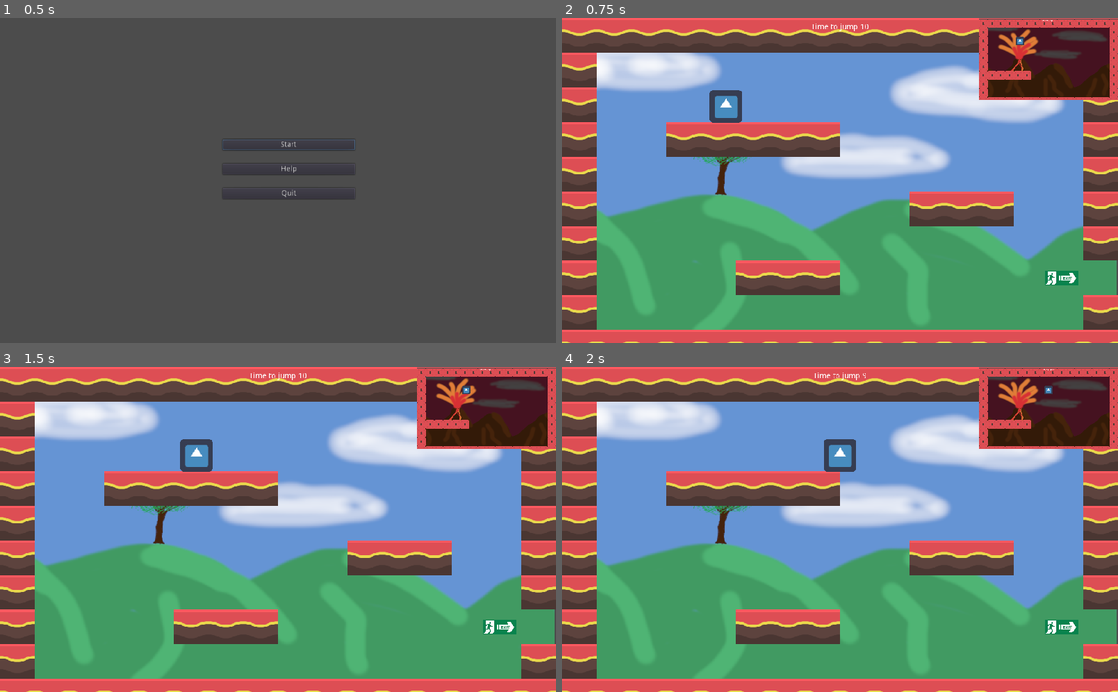
Above: before the commit, frames 1-4 (two rows, left to right).
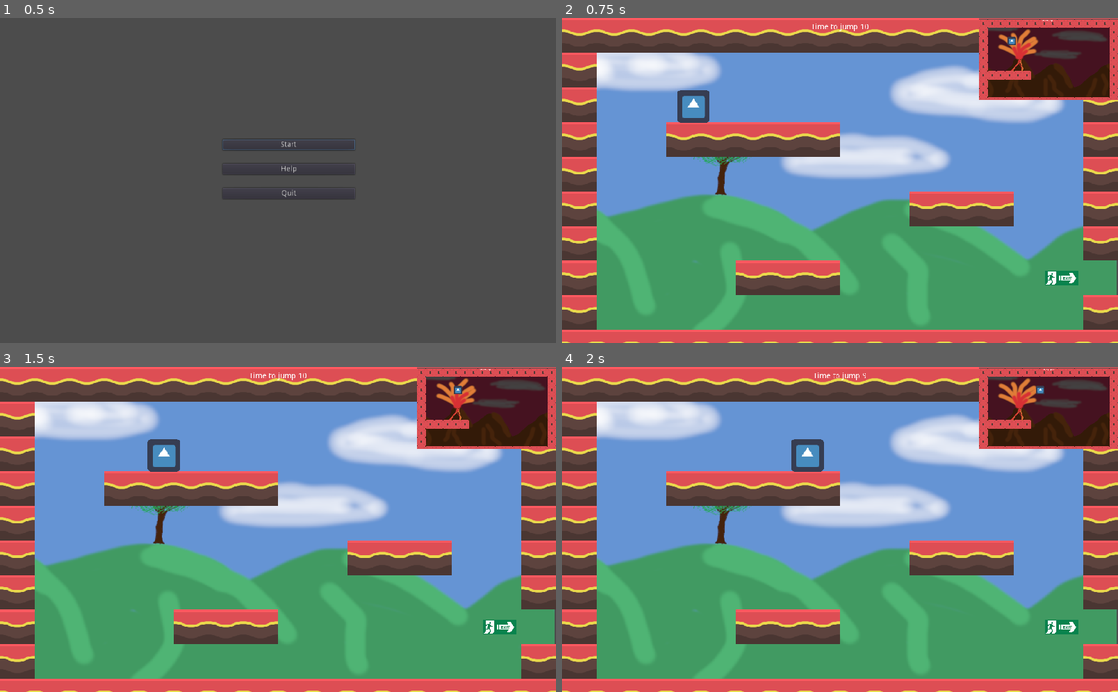
Above: after the commit, the same moments.

Repository: DanCorder/LudumDare51
Game: Godot game, scene res://Menu.tscn
Two runs of this game, one before a commit and one after it. Both use one fixed random seed, a clock stepped at 60 frames per second and the inputs below. The engine's default icon, where the game draws it, is replaced by a stand-in: a white triangle on a blue panel in a dark square. Sound files missing from this copy of the repository are replaced by a short silence.
Inputs:
- Up to frame 1 (0.5 s): no input
- Up to frame 2 (0.75 s): click "Start" at 0.5 s
- Up to frame 3 (1.5 s): tap Enter at 1.25 s; hold D (move_right) from 1.28 s (still down)
- Up to frame 4 (2 s): keep holding D (move_right); tap Space (jump) at 1.52 s

Frame 1 is identical in both runs. In frame 2, 1.2% of the frame differs, in the area x 20-84%, y 5-33%; in frame 3, 1.2%, in the area x 26-85%, y 5-33%; in frame 4, 1.2%.

Commit message:
refactor: pull out player character to its own scene

Diff:
--- a/Win Area.gd
+++ b/Win Area.gd
@@ -1,6 +1,6 @@
 extends Area2D
 
 func _on_Win_Area_area_entered(area):
-	if area == get_parent().get_node("Player").get_node("Area2D"):
+	if area == get_parent().get_node("playerCharacter").get_node("Area2D"):
 		var next_level = get_parent().next_level;
 		get_parent().get_parent().call_deferred("change_level_to", next_level);
--- a/fullmap.gd
+++ b/fullmap.gd
@@ -1,8 +1,8 @@
 extends Node2D
 
 const secondsBetweenSwitching = 10
-const tileSize = 64
-const mapOffset = 11 * tileSize
+const tileSize = 16
+const mapOffset = 44 * tileSize
 
 signal timeUpdate(timeRemaining)
 
@@ -16,7 +16,7 @@
 
 	$LevelSwitchTimer.start()
 	$CanvasLayer/Gui._ready()
-	$Level/Player/Ghost.global_position.y += mapOffset
+	$Level/playerCharacter/Ghost.global_position.y += mapOffset
 	get_parent().get_child(0).make_current()
 
 func change_level_to(level):
--- a/level1.tscn
+++ b/level1.tscn
@@ -1,11 +1,10 @@
-[gd_scene load_steps=22 format=2]
+[gd_scene load_steps=20 format=2]
 
 [ext_resource path="res://tilesheet.png" type="Texture" id=1]
 [ext_resource path="res://spritesheet_complete.png" type="Texture" id=2]
 [ext_resource path="res://Win Area.tscn" type="PackedScene" id=3]
 [ext_resource path="res://assets/exit-right.png" type="Texture" id=4]
-[ext_resource path="res://CharacterController.gd" type="Script" id=5]
-[ext_resource path="res://icon.png" type="Texture" id=6]
+[ext_resource path="res://playerCharacter.tscn" type="PackedScene" id=5]
 [ext_resource path="res://Level.gd" type="Script" id=7]
 
 [sub_resource type="ConvexPolygonShape2D" id=2]
@@ -302,9 +301,6 @@
 [sub_resource type="RectangleShape2D" id=15]
 extents = Vector2( 32, 32 )
 
-[sub_resource type="RectangleShape2D" id=16]
-extents = Vector2( 28, 28 )
-
 [node name="level1" type="Node2D"]
 script = ExtResource( 7 )
 next_level = "res://level1.tscn"
@@ -334,21 +330,5 @@
 scale = Vector2( 0.126777, 0.126777 )
 texture = ExtResource( 4 )
 
-[node name="Player" type="Node2D" parent="."]
-position = Vector2( 302, 132 )
-script = ExtResource( 5 )
-
-[node name="Area2D" type="Area2D" parent="Player"]
-
-[node name="CollisionShape2D" type="CollisionShape2D" parent="Player/Area2D"]
-shape = SubResource( 16 )
-
-[node name="Sprite" type="Sprite" parent="Player"]
-position = Vector2( 9.53674e-07, -9.53674e-07 )
-scale = Vector2( 0.9375, 0.9375 )
-texture = ExtResource( 6 )
-
-[node name="Ghost" type="Sprite" parent="Player"]
-position = Vector2( 2.20537e-06, -2.02656e-06 )
-scale = Vector2( 0.9375, 0.9375 )
-texture = ExtResource( 6 )
+[node name="playerCharacter" parent="." instance=ExtResource( 5 )]
+position = Vector2( 242, 124 )
--- a/level2.tscn
+++ b/level2.tscn
@@ -1,8 +1,7 @@
-[gd_scene load_steps=43 format=2]
+[gd_scene load_steps=41 format=2]
 
 [ext_resource path="res://tiles16.png" type="Texture" id=1]
-[ext_resource path="res://CharacterController.gd" type="Script" id=2]
-[ext_resource path="res://icon.png" type="Texture" id=3]
+[ext_resource path="res://playerCharacter.tscn" type="PackedScene" id=2]
 
 [sub_resource type="ConvexPolygonShape2D" id=1]
 points = PoolVector2Array( 0, 0, 16, 0, 16, 16, 0, 16 )
@@ -605,9 +604,6 @@
 5/shapes = [  ]
 5/z_index = 0
 
-[sub_resource type="RectangleShape2D" id=39]
-extents = Vector2( 28, 28 )
-
 [node name="level2" type="Node2D"]
 
 [node name="collideableTiles" type="Area2D" parent="."]
@@ -625,21 +621,5 @@
 format = 1
 tile_data = PoolIntArray( 1638440, 4, 65536, 1703976, 4, 0, 1769512, 4, 65536, 1835048, 4, 0, 1900575, 4, 65536, 190058 …(2143 unchanged characters)…
 
-[node name="Player" type="Node2D" parent="."]
-position = Vector2( 302, 132 )
-script = ExtResource( 2 )
-
-[node name="Area2D" type="Area2D" parent="Player"]
-
-[node name="CollisionShape2D" type="CollisionShape2D" parent="Player/Area2D"]
-shape = SubResource( 39 )
-
-[node name="Sprite" type="Sprite" parent="Player"]
-position = Vector2( 9.53674e-07, -9.53674e-07 )
-scale = Vector2( 0.9375, 0.9375 )
-texture = ExtResource( 3 )
-
-[node name="Ghost" type="Sprite" parent="Player"]
-position = Vector2( 2.20537e-06, -2.02656e-06 )
-scale = Vector2( 0.9375, 0.9375 )
-texture = ExtResource( 3 )
+[node name="playerCharacter" parent="." instance=ExtResource( 2 )]
+position = Vector2( 205, 477 )
--- /dev/null
+++ b/playerCharacter.tscn
@@ -0,0 +1,25 @@
+[gd_scene load_steps=4 format=2]
+
+[ext_resource path="res://icon.png" type="Texture" id=1]
+[ext_resource path="res://CharacterController.gd" type="Script" id=2]
+
+[sub_resource type="RectangleShape2D" id=1]
+extents = Vector2( 28, 28 )
+
+[node name="playerCharacter" type="Node2D"]
+script = ExtResource( 2 )
+
+[node name="Area2D" type="Area2D" parent="."]
+
+[node name="CollisionShape2D" type="CollisionShape2D" parent="Area2D"]
+shape = SubResource( 1 )
+
+[node name="Sprite" type="Sprite" parent="."]
+position = Vector2( 9.53674e-07, -9.53674e-07 )
+scale = Vector2( 0.9375, 0.9375 )
+texture = ExtResource( 1 )
+
+[node name="Ghost" type="Sprite" parent="."]
+position = Vector2( 2.20537e-06, -2.02656e-06 )
+scale = Vector2( 0.9375, 0.9375 )
+texture = ExtResource( 1 )
